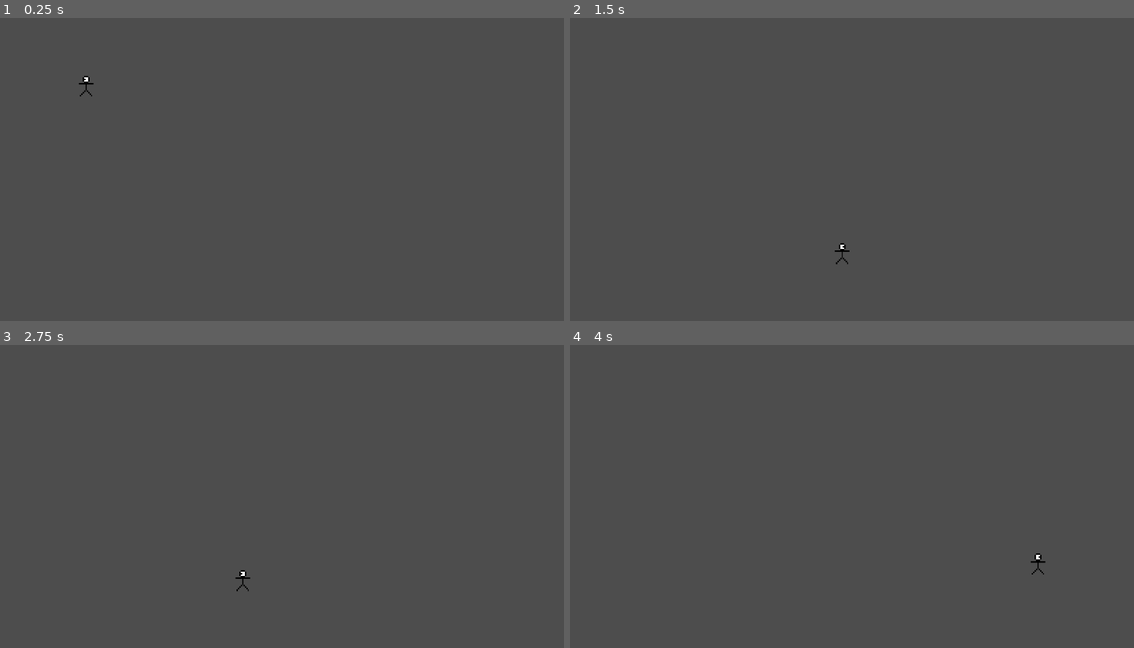
Above: before the commit, frames 1-4 (two rows, left to right).
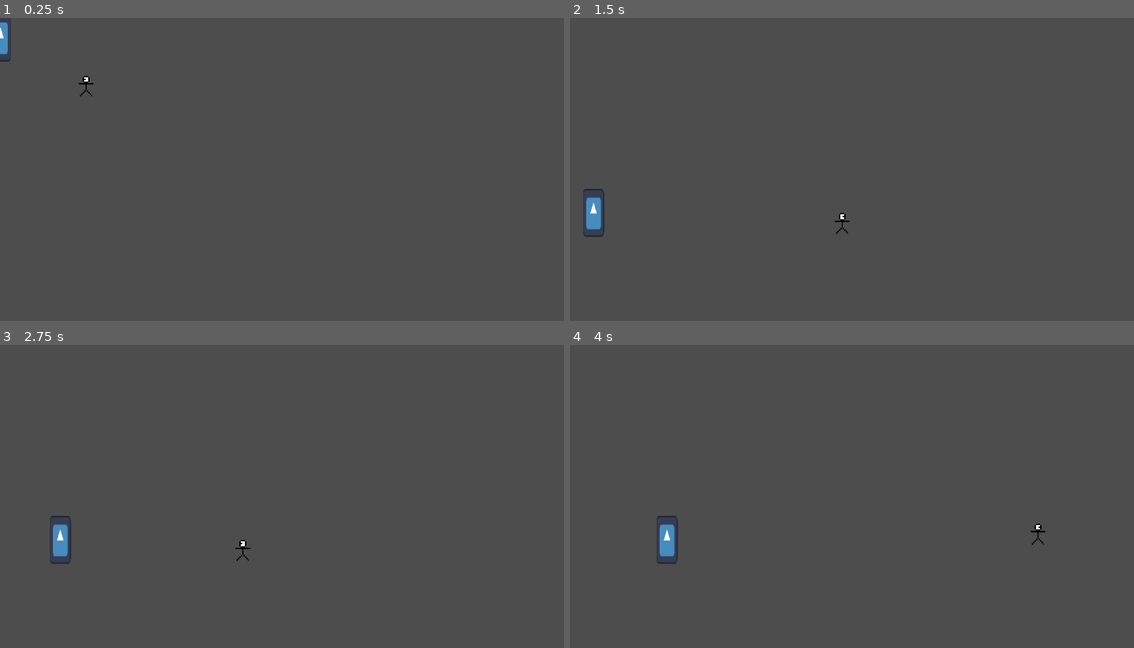
Above: after the commit, the same moments.

Repository: skullmbones/Comp-Graphics
Game: Godot game, scene res://testmain.tscn
The game is run twice, just before and just after one commit, with the same random seed, the same clock (stepped at 60 frames per second) and the same inputs. The engine's default icon, where the game draws it, is replaced by a stand-in: a white triangle on a blue panel in a dark square.
Inputs:
- Up to frame 1 (0.25 s): no input
- Up to frame 2 (1.5 s): hold D (move_right) from 0.53 s (still down); tap Space (move_jump) at 0.77 s
- Up to frame 3 (2.75 s): tap Space (move_jump) at 1.52 s; release D (move_right) at 2.03 s; hold A (move_left) from 2.03 s (still down)
- Up to frame 4 (4 s): release A (move_left) at 2.78 s; hold D (move_right) from 2.78 s (still down); tap Space (move_jump) at 3.02, 3.77 s

The runs differ from the first frame. In frame 1, 0.2% of the frame differs, in the area x 0-2%, y 0-15%; in frame 2, 0.5%; in frame 3, 0.5%; in frame 4, 0.5%, in the area x 15-85%, y 56-76%.

Commit message:
npc ai
npc ai, chases after player, also patrols a certain area, if player is being chased and goes out of sight goes back to patrolling

Diff:
--- /dev/null
+++ b/enemy.gd
@@ -0,0 +1,108 @@
+extends CharacterBody2D
+
+enum State { PATROL, CHASE }
+var state: State = State.PATROL
+
+@export var patrol_speed := 60.0
+@export var chase_speed := 95.0
+@export var gravity := 1200.0
+
+@export var stop_distance := 18.0
+@export var leash_distance := 260.0
+@export var turn_cooldown := 0.12
+
+var dir := -1
+var _turn_lock := 0.0
+var player: Node2D = null
+
+@onready var ground_ray: RayCast2D = $ground
+@onready var wall_ray: RayCast2D = $wall
+@onready var vision: Area2D = $vision
+
+func _ready() -> void:
+	_apply_dir_to_rays()
+
+	# Vision events
+	vision.body_entered.connect(_on_vision_body_entered)
+	vision.body_exited.connect(_on_vision_body_exited)
+
+func _physics_process(delta: float) -> void:
+	# Gravity
+	if not is_on_floor():
+		velocity.y += gravity * delta
+	else:
+		velocity.y = 0
+
+	_turn_lock = max(0.0, _turn_lock - delta)
+
+	match state:
+		State.PATROL:
+			_patrol()
+		State.CHASE:
+			_chase()
+
+	move_and_slide()
+
+func _patrol() -> void:
+	velocity.x = dir * patrol_speed
+
+
+	if _turn_lock <= 0.0 and (wall_ray.is_colliding() or not ground_ray.is_colliding()):
+		_turn()
+
+	# If player is is sight , start chase
+	if player != null:
+		state = State.CHASE
+
+func _chase() -> void:
+	if player == null:
+		state = State.PATROL
+		return
+
+	# Give up if too far
+	if global_position.distance_to(player.global_position) > leash_distance:
+		player = null
+		state = State.PATROL
+		return
+
+	# Move toward player
+	var dx = player.global_position.x - global_position.x
+	var adx = abs(dx)
+
+	# Stop if close enough
+	if adx <= stop_distance:
+		velocity.x = 0
+		return
+
+	dir = 1 if dx > 0 else -1
+	_apply_dir_to_rays()
+
+	velocity.x = dir * chase_speed
+
+	# Don’t chase off ledges
+	if not ground_ray.is_colliding():
+		_turn()
+
+func _turn() -> void:
+	dir *= -1
+	_turn_lock = turn_cooldown
+	_apply_dir_to_rays()
+
+func _apply_dir_to_rays() -> void:
+	ground_ray.target_position.x = abs(ground_ray.target_position.x) * dir
+	wall_ray.target_position.x = abs(wall_ray.target_position.x) * dir
+
+	# Optional: flip sprite if you want
+	if has_node("Sprite2D"):
+		$Sprite2D.flip_h = (dir == 1)
+
+func _on_vision_body_entered(body: Node) -> void:
+	# Make sure your player is in player group
+	if body.is_in_group("player"):
+		player = body as Node2D
+		state = State.CHASE
+
+func _on_vision_body_exited(body: Node) -> void:
+	if body == player:
+		player = null
+		state = State.PATROL
--- /dev/null
+++ b/enemy_2.tscn
@@ -0,0 +1,3 @@
+[gd_scene format=3 uid="uid://cuana6h85e1x0"]
+
+[node name="enemy2" type="Node2D" unique_id=1602800977]
--- a/testmain.tscn
+++ b/testmain.tscn
@@ -1,19 +1,50 @@
 [gd_scene format=3 uid="uid://bj3tu15svb88d"]
 
 [ext_resource type="PackedScene" uid="uid://c88voq5qyiykq" path="res://player.tscn" id="1_lc8tu"]
+[ext_resource type="Script" uid="uid://yih7hoexa30w" path="res://enemy.gd" id="2_s57mk"]
+[ext_resource type="Texture2D" uid="uid://duj6cri6cpv1w" path="res://icon.svg" id="3_e4sdq"]
 
 [sub_resource type="RectangleShape2D" id="RectangleShape2D_lc8tu"]
 size = Vector2(492.15582, 20)
 
-[node name="Node2D" type="Node2D" unique_id=1182927875]
+[sub_resource type="CapsuleShape2D" id="CapsuleShape2D_e4sdq"]
+
+[sub_resource type="CircleShape2D" id="CircleShape2D_e4sdq"]
+
+[node name="Node2D" type="Node2D" unique_id=1182927875 groups=["player"]]
 scale = Vector2(1.3418899, 3.0657997)
 
-[node name="Player" parent="." unique_id=2117267111 instance=ExtResource("1_lc8tu")]
+[node name="Player" parent="." unique_id=2117267111 groups=["player"] instance=ExtResource("1_lc8tu")]
 position = Vector2(131.15831, 34.574993)
 scale = Vector2(2.0731134, 1)
 
 [node name="Area2D" type="StaticBody2D" parent="." unique_id=1547490194]
 
 [node name="CollisionShape2D" type="CollisionShape2D" parent="Area2D" unique_id=2001653828]
+modulate = Color(0, 0, 0, 1)
 position = Vector2(276.47574, 174.83203)
+scale = Vector2(3, 3)
 shape = SubResource("RectangleShape2D_lc8tu")
+
+[node name="enemy" type="CharacterBody2D" parent="." unique_id=1536292073]
+script = ExtResource("2_s57mk")
+
+[node name="CollisionShape2D" type="CollisionShape2D" parent="enemy" unique_id=1386002991]
+shape = SubResource("CapsuleShape2D_e4sdq")
+
+[node name="ground" type="RayCast2D" parent="enemy" unique_id=2118076192]
+target_position = Vector2(16, 32)
+
+[node name="wall" type="RayCast2D" parent="enemy" unique_id=1634965508]
+target_position = Vector2(16, 0)
+
+[node name="vision" type="Area2D" parent="enemy" unique_id=1317572102]
+
+[node name="CollisionShape2D" type="CollisionShape2D" parent="enemy/vision" unique_id=1488507017]
+scale = Vector2(14, 1)
+shape = SubResource("CircleShape2D_e4sdq")
+debug_color = Color(0.3866088, 0.4454574, 0.2274054, 0.41960785)
+
+[node name="Sprite2D" type="Sprite2D" parent="enemy" unique_id=371119148]
+scale = Vector2(0.25, 0.25)
+texture = ExtResource("3_e4sdq")
Not shown, added: enemy.gd.uid
